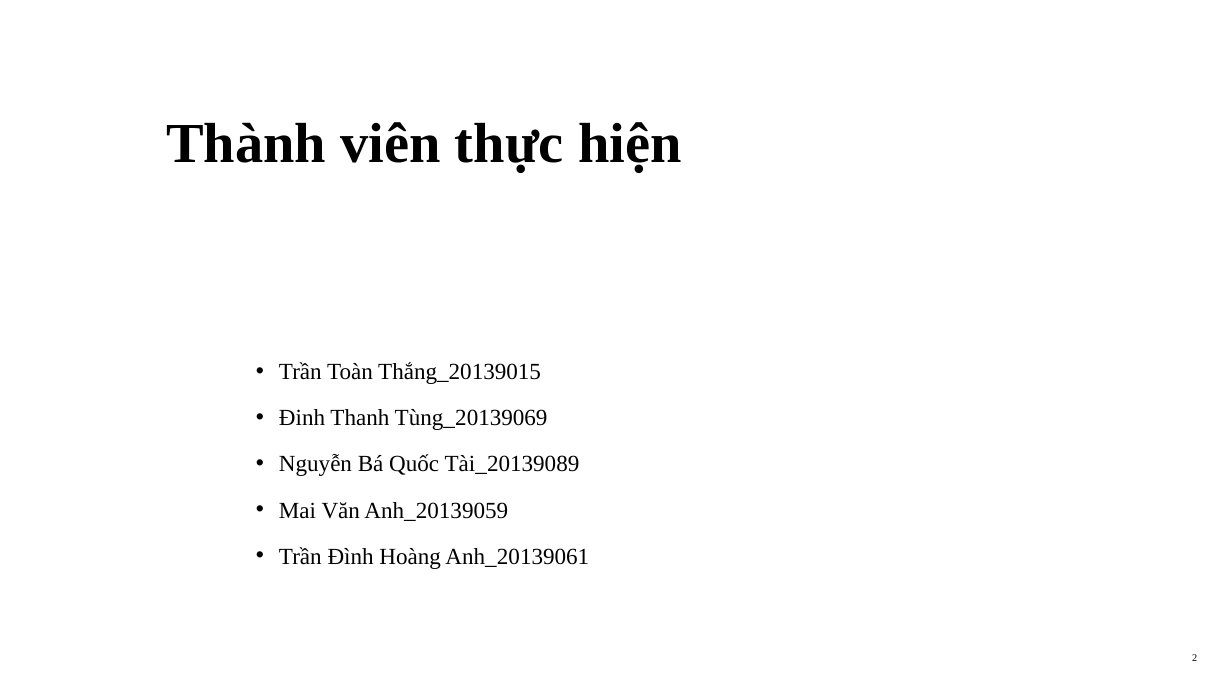
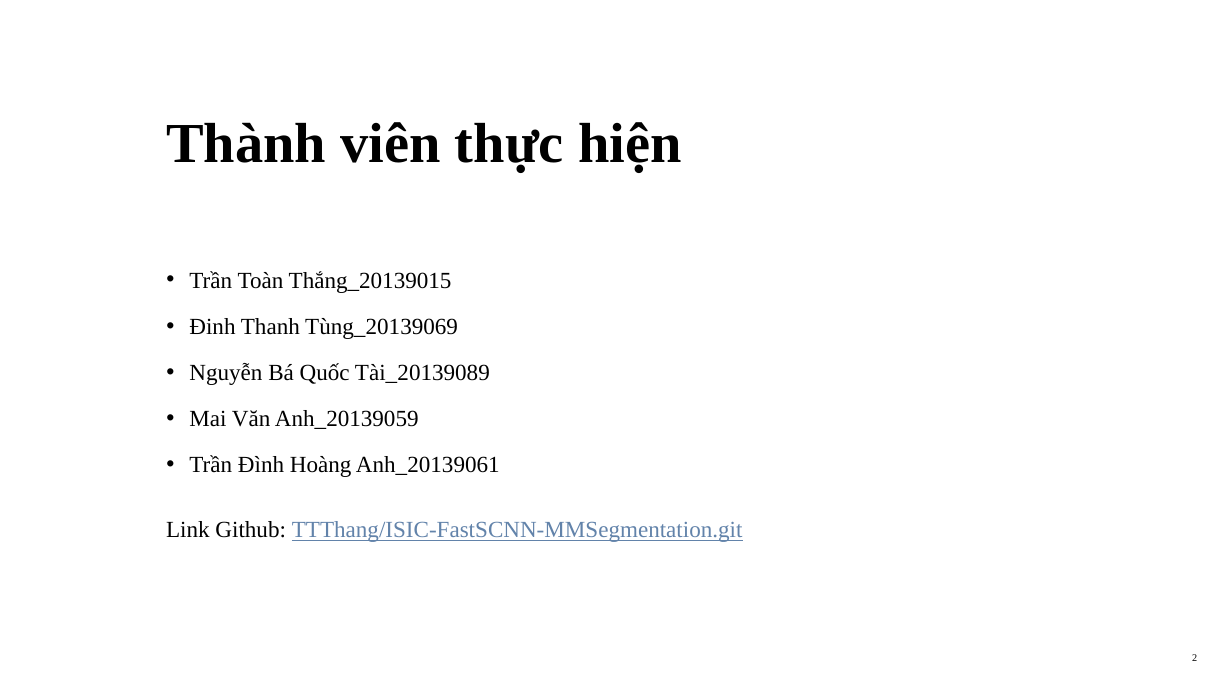
Before and after one commit to TTThang/ISIC-FastSCNN-MMSegmentation, a slide deck: slide 2 of Slide/Fast-SCNN.pptx. Drawn at 1232x693 pixels with LibreOffice and Linux fonts; fonts in the diff are those of the drawing. Boxes give left, top, right and bottom in pixels: in the first picture for what was removed or moved away, otherwise in the second. Text is boxed around its words. In the diff, an @@ line names an element or a change of style, - is before the commit and + after.

```diff
--- a/Slide/Fast-SCNN.pptx
+++ b/Slide/Fast-SCNN.pptx
@@ text "Trần Toàn Thắng_20139015": place and size @@
-text "Trần Toàn Thắng_20139015" at bbox=[279, 362, 589, 569]
+text "Trần Toàn Thắng_20139015" at bbox=[189, 271, 500, 477]
@@ text added at bbox=[166, 521, 743, 542], 18 pt, text #6283AA, underline @@
+Link Github: TTThang/ISIC-FastSCNN-MMSegmentation.git
```
